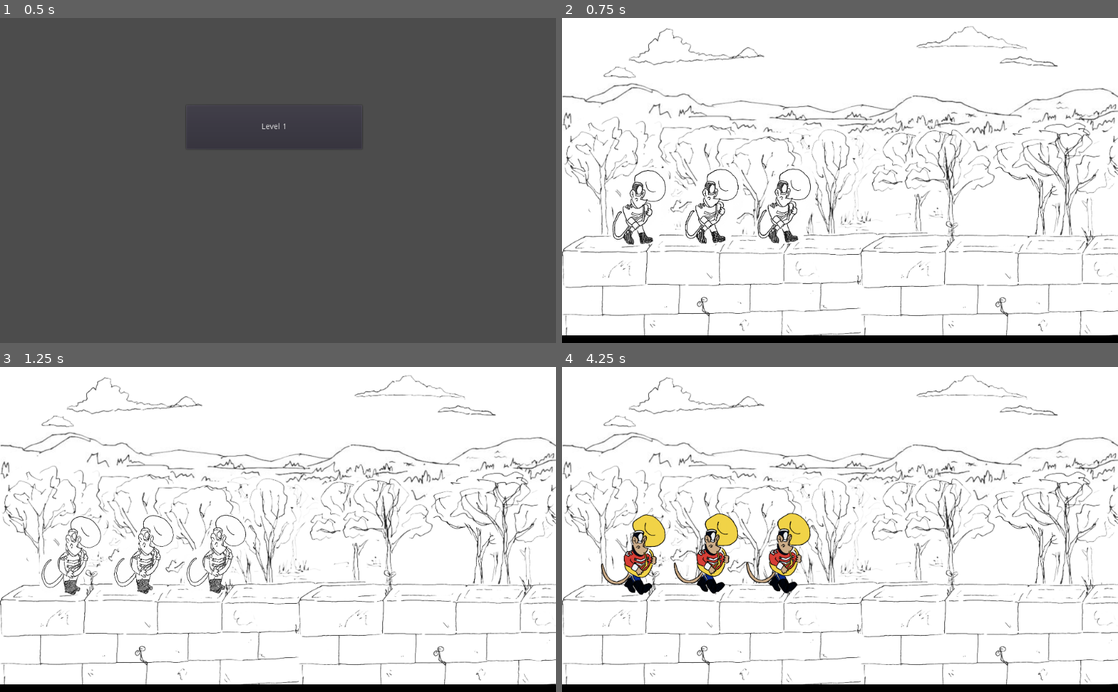
Above: before the commit, frames 1-4 (two rows, left to right).
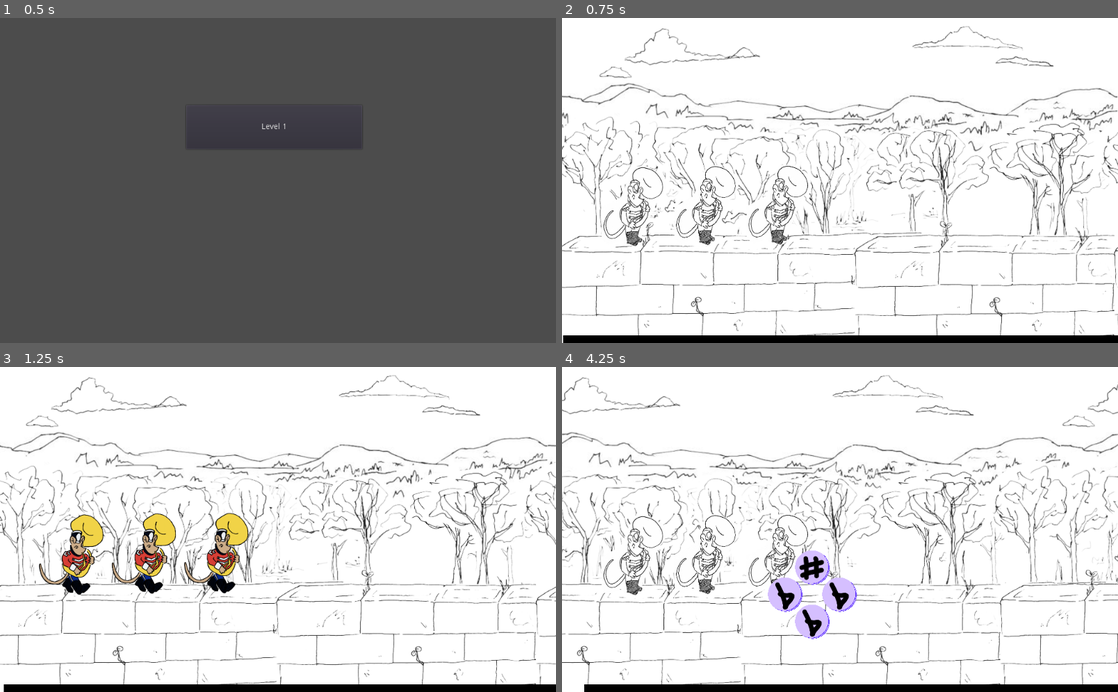
Above: after the commit, the same moments.

Repository: Binney/ludum-dare-46
Game: Godot game, scene res://Menu.tscn
Two runs of this game, one before a commit and one after it. Both use one fixed random seed, a clock stepped at 60 frames per second and the inputs below. Sound files missing from this copy of the repository are replaced by a short silence.
Inputs (mouse positions are in pixels of both pictures, inside the frame that each line leads up to):
- Up to frame 1 (0.5 s): no input
- Up to frame 2 (0.75 s): click "Level 1" at 0.5 s
- Up to frame 3 (1.25 s): no input
- Up to frame 4 (4.25 s): move the mouse to (778, 552) at 1.27 s; click (778, 552) at 1.42 s; move the mouse to (706, 552) at 2.02 s; click (706, 552) at 2.17 s; move the mouse to (634, 555) at 2.77 s; click (634, 555) at 2.92 s; move the mouse to (812, 594) at 3.52 s; click (812, 594) at 3.67 s

Frame 1 is identical in both runs. In frame 2, 15% of the frame differs, in the area x 0-100%, y 2-100%; in frame 3, 19%; in frame 4, 22%.
Error before the commit: Parse Error: Unexpected token: '==': (res://Mousician.gd:91)

Commit message:
combine effects with one bus per mouse

Diff:
--- a/project/ActionButton.tscn
+++ b/project/ActionButton.tscn
@@ -40,5 +40,5 @@
 scale = Vector2( 0.1, 0.101954 )
 frames = SubResource( 2 )
 animation = "flatten"
-frame = 1
+frame = 3
 playing = true
--- a/project/Mousician.gd
+++ b/project/Mousician.gd
@@ -10,13 +10,26 @@
 
 var pitch_offset = 0
 var time_offset = 0
-const pitch_offset_max = 3
+const pitch_offset_max = 24
 var touch_start
 var track_start_time
+
+var busId
+var pitchShiftEffect
 
 func _ready():
 	rng.randomize()
 	$AnimatedSprite.play("happy_" + instrument)
+	setUpBus()
+
+func setUpBus():
+	busId = AudioServer.bus_count
+	AudioServer.add_bus(busId)
+	var busName = "mouse-" + str(busId)
+	AudioServer.set_bus_name(busId, busName)
+	$AudioStreamPlayer.set_bus(busName)
+	pitchShiftEffect = AudioEffectPitchShift.new()
+	AudioServer.add_bus_effect(busId, pitchShiftEffect)
 
 func _process(delta):
 	if ((!is_sad()) && (rng.randf() < (SADNESS_CHANCE_PER_SECOND * delta))):
@@ -54,50 +67,29 @@
 	update_output()
 
 func update_output():
-	var is_happy = pitch_offset == 0 && time_offset == 0;
-	if (is_happy):
+	var is_happy = pitch_offset == 0 && time_offset == 0
+	if(is_happy):
 		$AnimatedSprite.play("happy_" + instrument)
-		$AudioStreamPlayer.bus = "Healthy"
-	elif(pitch_offset != 0):
+	else:
 		$AnimatedSprite.play("sad_" + instrument)
-		var pitch_shift_effect = "Sharp" if pitch_offset > 0 else "Flat"
-		$AudioStreamPlayer.bus = pitch_shift_effect + " " + str(abs(pitch_offset))
-	elif(time_offset != 0):
-		match time_offset:
-			[0, -1]:
-				$AnimatedSprite.play("sad_" + instrument)
-				if (is_percussion):
-					$AudioStreamPlayer.pitch_scale = 1
-					resync_track()
-					$AudioStreamPlayer.bus = "Healthy"
-				else:
-					$AudioStreamPlayer.pitch_scale = pow(2, -1/float(12))
-					$AudioStreamPlayer.bus = "Sharp"
-			[0, 1]:
-				$AnimatedSprite.play("sad_" + instrument)
-				if (is_percussion):
-					$AudioStreamPlayer.pitch_scale = 1
-					resync_track()
-					$AudioStreamPlayer.bus = "Healthy"
-				else:
-					$AudioStreamPlayer.pitch_scale = pow(2, 1/float(12))
-					$AudioStreamPlayer.bus = "Flat"
+
+	# Time shift for drums needs to happen gradually, so is implemented in process(). As such we do not alter the time shift for percussion here.
+	var effectiveTimeOffset = 0 if is_percussion else time_offset
+	$AudioStreamPlayer.pitch_scale = calculate_ratio_for_offset(effectiveTimeOffset)
+	pitchShiftEffect.pitch_scale = calculate_ratio_for_offset(pitch_offset - effectiveTimeOffset)
+
+	# Percussion is not excluded when re-correcting on returning to no time offset
+	if time_offset == 0:
+		resync_track()
 
 func resync_track():
 	var elapsedMicroseconds = OS.get_ticks_usec() - track_start_time
 	var elapsedSeconds = elapsedMicroseconds / float(1000000)
 	var loopOffset = fmod(elapsedSeconds, $AudioStreamPlayer.stream.get_length())
 	$AudioStreamPlayer.seek(loopOffset)
-=======
-	var is_happy = pitch_offset == 0 && time_offset == 0;
-	if (is_happy):
-		$AnimatedSprite.play("happy_" + instrument)
-		$AudioStreamPlayer.bus = "Healthy"
-	else:
-		$AnimatedSprite.play("sad_" + instrument)
-		var pitch_shift_effect = "Sharp" if pitch_offset > 0 else "Flat"
-		$AudioStreamPlayer.bus = pitch_shift_effect + " " + str(abs(pitch_offset))
->>>>>>> Stashed changes
+
+func calculate_ratio_for_offset(semitoneShift):
+	return pow(2, (semitoneShift)/float(12))
 
 func _on_Sharpen_performAction():
 	if (pitch_offset < pitch_offset_max):
--- a/project/Mousician.tscn
+++ b/project/Mousician.tscn
@@ -13,14 +13,11 @@
 
 [node name="Mousician" type="Area2D"]
 script = ExtResource( 2 )
-instrument = null
-is_percussion = null
 
 [node name="AnimatedSprite" type="AnimatedSprite" parent="."]
 position = Vector2( -1, 0 )
 scale = Vector2( 0.5, 0.5 )
 frames = ExtResource( 1 )
-frame = 1
 playing = true
 
 [node name="AudioStreamPlayer" type="AudioStreamPlayer" parent="."]
@@ -31,6 +28,7 @@
 
 [node name="ActionMenu" type="Area2D" parent="."]
 visible = false
+z_index = 500
 script = ExtResource( 4 )
 
 [node name="Sharpen" parent="ActionMenu" instance=ExtResource( 3 )]
@@ -41,9 +39,17 @@
 position = Vector2( 0, 50 )
 action = "flatten"
 
+[node name="Push" parent="ActionMenu" instance=ExtResource( 3 )]
+position = Vector2( 50, 0 )
+
+[node name="Pull" parent="ActionMenu" instance=ExtResource( 3 )]
+position = Vector2( -50, 0 )
+
 [node name="CollisionShape2D" type="CollisionShape2D" parent="ActionMenu"]
 scale = Vector2( -10.9485, -41.0251 )
 shape = SubResource( 2 )
 [connection signal="cancel" from="ActionMenu" to="." method="_on_ActionMenu_cancel"]
 [connection signal="performAction" from="ActionMenu/Sharpen" to="." method="_on_Sharpen_performAction"]
 [connection signal="performAction" from="ActionMenu/Flatten" to="." method="_on_Flatten_performAction"]
+[connection signal="performAction" from="ActionMenu/Push" to="." method="_on_Push_performAction"]
+[connection signal="performAction" from="ActionMenu/Pull" to="." method="_on_Pull_performAction"]
Not shown: 9 places in project/bus_layout.tres that only renumber resources
